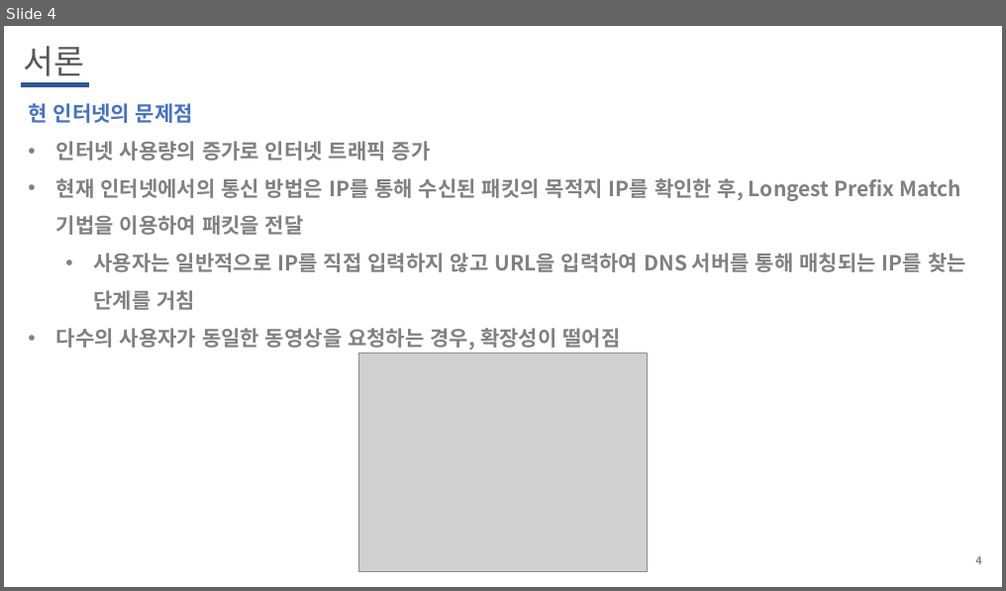
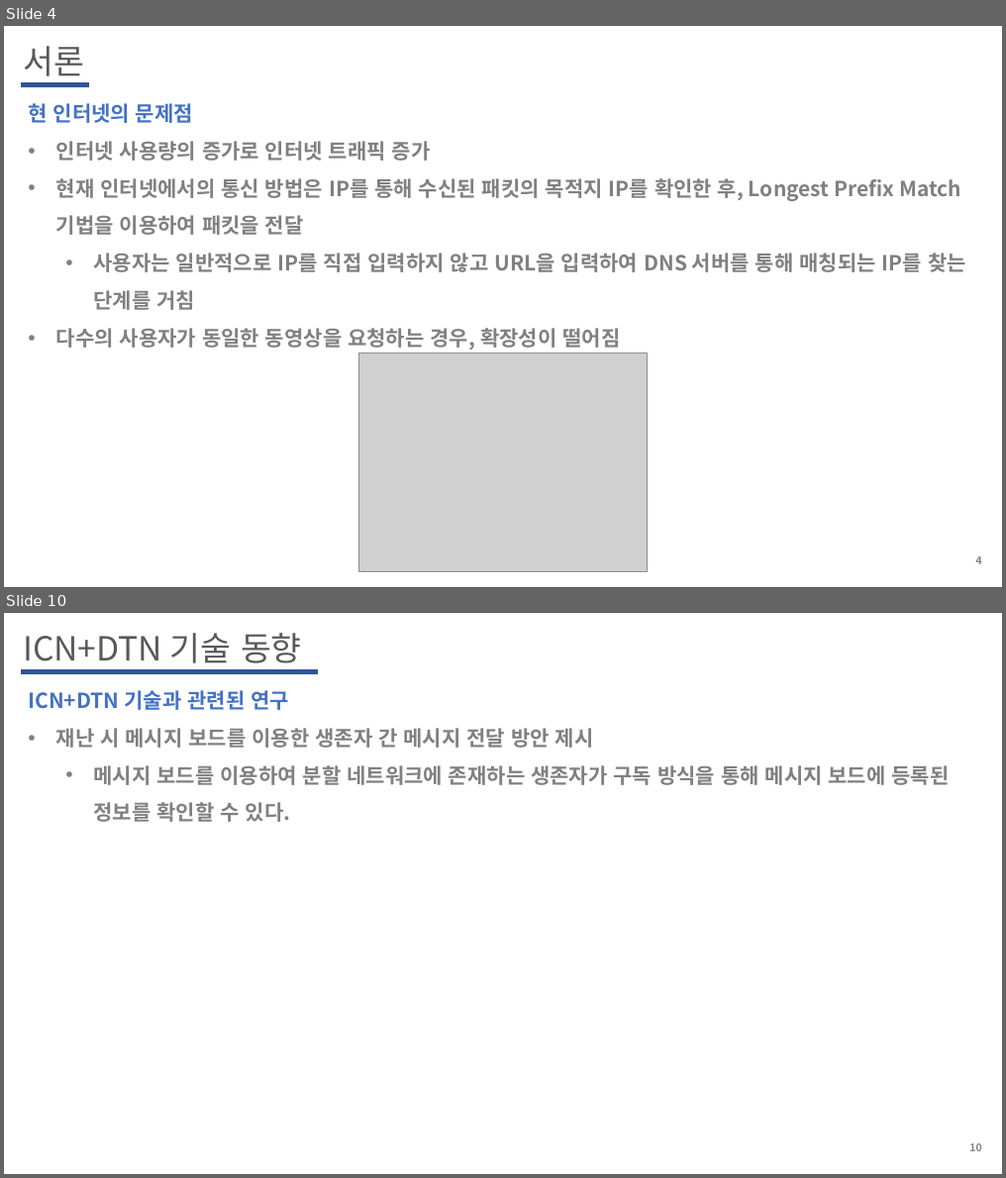
Before and after one commit to WoogiBoogi1129/ICN-NDN, a slide deck: Named-Data-Net/PPT/ICN+NDN-기술.pptx. Shown one above the other, each under a label of ours: slide 4 before the commit, slides 4 and 10 after it; the slides between them are not shown. The pictures are 1006x591 and 1006x1178 pixels, drawn with LibreOffice and Linux fonts; fonts in the diff are those of the drawing; grey boxes stand for pictures. Boxes give left, top, right and bottom in pixels: in the first picture for what was removed or moved away, otherwise in the second. Text is boxed around its words. In the diff, an @@ line names an element or a change of style, - is before the commit and + after.

```diff
--- a/Named-Data-Net/PPT/ICN+NDN-기술.pptx
+++ b/Named-Data-Net/PPT/ICN+NDN-기술.pptx
@@ slide 10 added at (x1=4, y1=613, x2=1002, y2=1174), background #FFFFFF @@
@@ text added at (x1=23, y1=633, x2=302, y2=663), 32 pt, text #595959 @@
+ICN+DTN 기술 동향
@@ line added from (21, 672) to (318, 672), #2F5597 4.5 pt @@
@@ text added at (x1=28, y1=690, x2=949, y2=822), 20 pt, text #808080, bold @@
+ICN+DTN 기술과 관련된 연구
+• 재난 시 메시지 보드를 이용한 생존자 간 메시지 전달 방안 제시
+  • 메시지 보드를 이용하여 분할 네트워크에 존재하는 생존자가 구독 방식을 통해 메시지 보드에 등록된 정보를 확인할 수 있다.
@@ page number added at (x1=969, y1=1144, x2=981, y2=1152), 10 pt, text #808080, bold @@
+10
```
Also in this commit, not shown: 2 slides changed, 9 other slides added, 1 other file.
